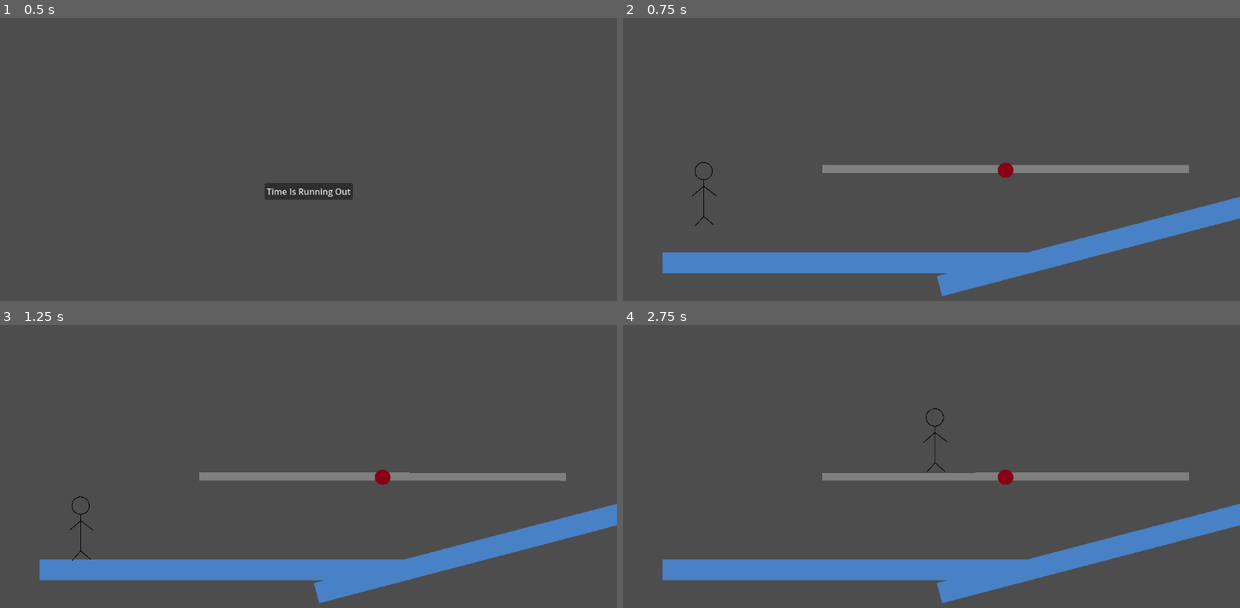
Above: before the commit, frames 1-4 (two rows, left to right).
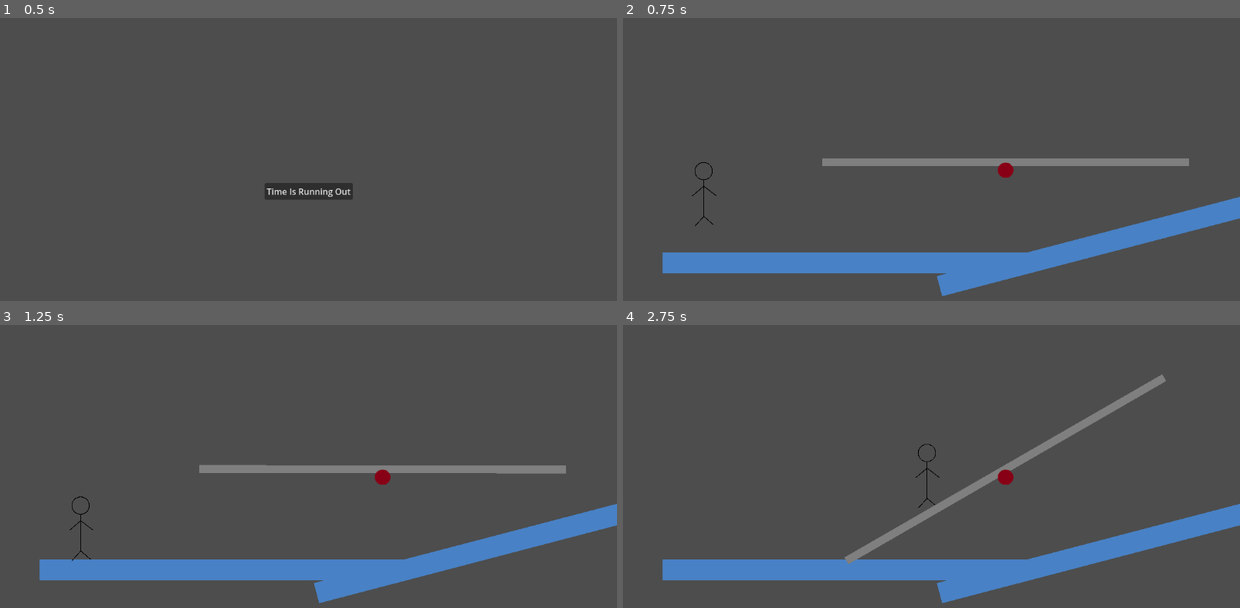
Above: after the commit, the same moments.

Repository: JuvenalSantiso/GameJam_TIRO
Game: Godot game, scene res://ui/main_menu.tscn
Same seed, same stepped clock (60 frames per second), same inputs: the game is played once before the commit and once after it.
Inputs:
- Up to frame 1 (0.5 s): no input
- Up to frame 2 (0.75 s): click "Time Is Running Out" at 0.5 s
- Up to frame 3 (1.25 s): no input
- Up to frame 4 (2.75 s): hold D (right) from 1.28 s (still down); tap K (grab) at 1.35, 2.1 s; tap Space (jump) at 1.52, 2.27 s

Frame 1 is identical in both runs. In frame 2, 2.8% of the frame differs, in the area x 32-92%, y 49-55%; in frame 3, 3.0%; in frame 4, 3.3%, in the area x 32-92%, y 17-85%.

Commit message:
Creating mill hazard

Diff:
--- a/items/balance_platform.tscn
+++ b/items/balance_platform.tscn
@@ -1,7 +1,6 @@
-[gd_scene load_steps=7 format=3 uid="uid://cxe5b5m7by8xe"]
+[gd_scene load_steps=6 format=3 uid="uid://cxe5b5m7by8xe"]
 
 [ext_resource type="Texture2D" uid="uid://b00ayrckfkxdc" path="res://resources/platform.png" id="1_3gj61"]
-[ext_resource type="Script" path="res://items/scripts/seesaw.gd" id="1_ul001"]
 [ext_resource type="Texture2D" uid="uid://dn7tnd0wcg6ht" path="res://resources/joint.png" id="2_ewqus"]
 
 [sub_resource type="RectangleShape2D" id="RectangleShape2D_qok6x"]
@@ -17,9 +16,10 @@
 [node name="A" type="RigidBody2D" parent="."]
 collision_layer = 16
 collision_mask = 19
-script = ExtResource("1_ul001")
 
 [node name="PinJoint2D" type="PinJoint2D" parent="A"]
+node_a = NodePath("..")
+node_b = NodePath("../../Base")
 disable_collision = false
 motor_enabled = true
 
@@ -30,7 +30,6 @@
 
 [node name="CollisionShape2D" type="CollisionShape2D" parent="A"]
 position = Vector2(0.25, -1)
-scale = Vector2(1, 1)
 shape = SubResource("RectangleShape2D_qok6x")
 
 [node name="DetectPlayer" type="Area2D" parent="A"]
@@ -51,5 +50,5 @@
 texture = ExtResource("2_ewqus")
 
 [node name="CollisionShape2D" type="CollisionShape2D" parent="Base"]
-position = Vector2(0, 30)
+position = Vector2(0, 20)
 shape = SubResource("CircleShape2D_av244")
--- a/items/scripts/seesaw.gd
+++ /dev/null
@@ -1,20 +0,0 @@
-extends RigidBody2D
-
-const BOUNCE_FORCE = 5000
-const MAX_ROTATION = 50
-
-@onready var detect_player: Area2D = $DetectPlayer
-
-func _ready():
-	detect_player.body_entered.connect(_on_seesaw_area_detect_player_body_entered)
-
-func _on_seesaw_area_detect_player_body_entered(body: Node):
-	print(body)
-	if body.is_in_group("players"):
-		var player = body
-		print(player)
-		print(player.position.x, " --- ", position.x)
-		if player.position.x > position.x:
-			apply_torque_impulse(-BOUNCE_FORCE)
-		else:
-			apply_torque_impulse(BOUNCE_FORCE)
--- a/levels/level_0.tscn
+++ b/levels/level_0.tscn
@@ -63,7 +63,7 @@
 position = Vector2(151, 317)
 
 [node name="DeathTimer" type="Timer" parent="."]
-wait_time = 5.0
+wait_time = 20.0
 autostart = true
 
 [node name="BalancePlatform" parent="." instance=ExtResource("2_dbtut")]
--- a/player/scripts/player.gd
+++ b/player/scripts/player.gd
@@ -6,6 +6,7 @@
 
 const SPEED = 300.0
 const JUMP_VELOCITY = -600.0
+const PUSH_FORCE = 90000
 
 # Get the gravity from the project settings to be synced with RigidBody nodes.
 var gravity = ProjectSettings.get_setting("physics/2d/default_gravity")
@@ -65,6 +66,15 @@
 
 	if not is_sticking:
 		move_and_slide()
+		for idx_c in get_slide_collision_count():
+			var coll = get_slide_collision(idx_c).get_collider()
+			if coll.name == 'A':
+				if global_position.x > coll.global_position.x:
+					print("to positivo")
+					coll.apply_torque(PUSH_FORCE)
+				else:
+					print("to negativo")
+					coll.apply_torque(-PUSH_FORCE)
 	else:
 		global_position = grabber_box.global_position
 		grabbed_box.do_push(direction)
@@ -93,6 +103,13 @@
 
 		if not is_sticking:
 			move_and_slide()
+
+
+
+			#if player.global_position.x > global_position.x:
+		#		apply_torque_impulse(-BOUNCE_FORCE)
+	#		else:
+			#	apply_torque_impulse(BOUNCE_FORCE)
 		else:
 			global_position = grabber_box.global_position
 			grabbed_box.do_push(direction)
